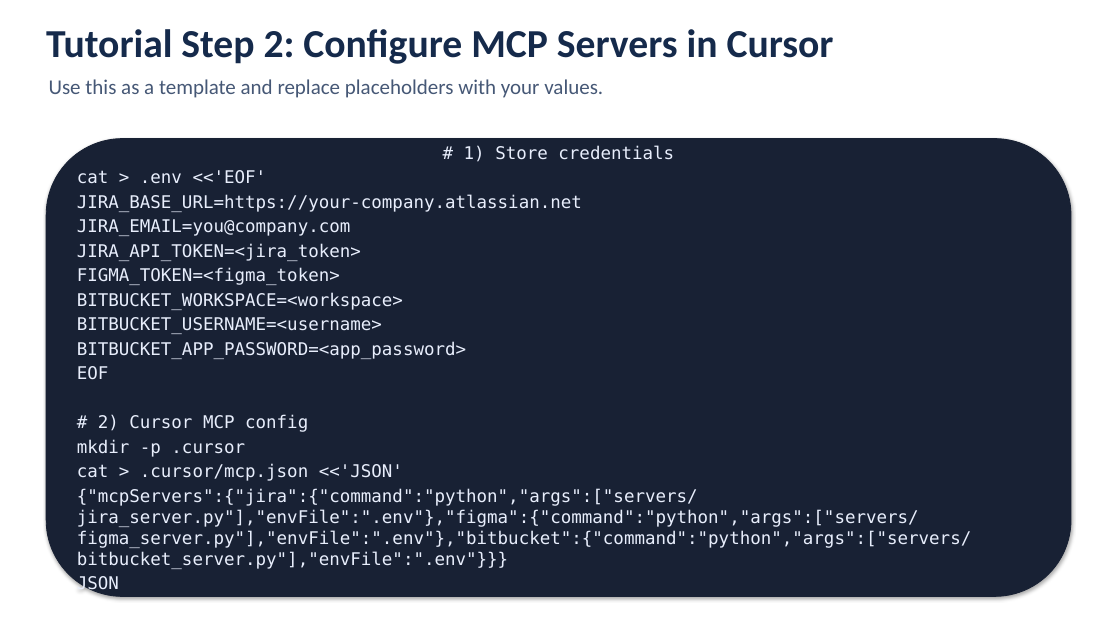
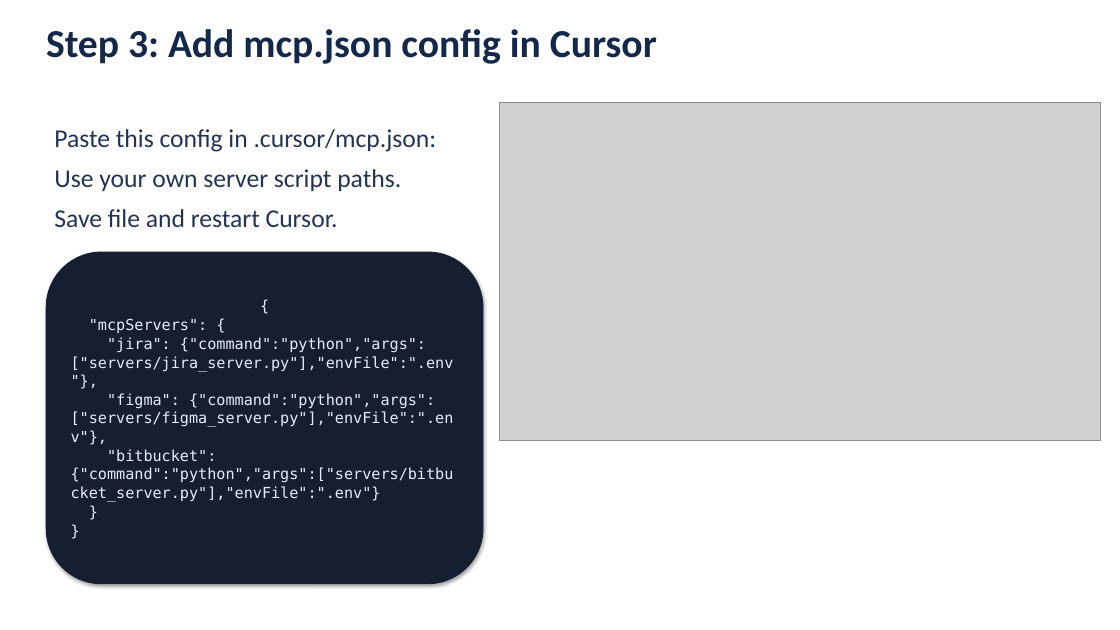
Before and after one commit to hassanahmedfoodservicesdirectunilever/cursor, a slide deck: slide 10 of Solution_Assessment_Cursor_AI_Capabilities_Integration_Review.pptx (slide 12 before the commit). Drawn at 1120x630 pixels with LibreOffice and Linux fonts; fonts in the diff are those of the drawing; grey boxes stand for pictures. Boxes give left, top, right and bottom in pixels: in the first picture for what was removed or moved away, otherwise in the second. Text is boxed around its words. In the diff, an @@ line names an element or a change of style, - is before the commit and + after.

```diff
--- a/Solution_Assessment_Cursor_AI_Capabilities_Integration_Review.pptx
+++ b/Solution_Assessment_Cursor_AI_Capabilities_Integration_Review.pptx
@@ text at (x1=46, y1=29, x2=657, y2=64): text changed; text colour #152A4B to #14284A @@
-Tutorial Step 2: Configure MCP Servers in Cursor
+Step 3: Add mcp.json config in Cursor
@@ text removed at (x1=49, y1=79, x2=603, y2=98) @@
-Use this as a template and replace placeholders with your values.
@@ picture added at (x1=500, y1=103, x2=1101, y2=440) @@
@@ text added at (x1=54, y1=129, x2=437, y2=227), 22 pt, text #233554 @@
+Paste this config in .cursor/mcp.json:
+Use your own server script paths.
+Save file and restart Cursor.
@@ rounded rectangle "{" resized from (x1=46, y1=139, x2=1071, y2=597) to (x1=46, y1=252, x2=483, y2=584) @@
@@ rounded rectangle "{" at (x1=46, y1=252, x2=483, y2=584): fill #182134 to #161F31; outline #182134 0.75 pt to #161F31 0.75 pt @@
@@ text in rounded rectangle at (x1=71, y1=318, x2=454, y2=502): text changed; size 15 to 13 pt; text colour #E8EEFC to #E4ECFC @@
-# 1) Store credentials
-cat > .env <<'EOF'
-JIRA_BASE_URL=https://your-company.atlassian.net
-JIRA_EMAIL=you@company.com
-JIRA_API_TOKEN=<jira_token>
-FIGMA_TOKEN=<figma_token>
-BITBUCKET_WORKSPACE=<workspace>
-BITBUCKET_USERNAME=<username>
-BITBUCKET_APP_PASSWORD=<app_password>
-EOF
-# 2) Cursor MCP config
-mkdir -p .cursor
-cat > .cursor/mcp.json <<'JSON'
-{"mcpServers":{"jira":{"command":"python","args":["servers/jira_server.py"],"envFile":".env"},"figma":{"command":"python","args":["servers/figma_server.py"],"envFile":".env"},"bitbucket":{"command":"python","args":["servers/bitbucket_server.py"],"envFile":".env"}}}
-JSON
+{
+"mcpServers": {
+"jira": {"command":"python","args":["servers/jira_server.py"],"envFile":".env"},
+"figma": {"command":"python","args":["servers/figma_server.py"],"envFile":".env"},
+"bitbucket": {"command":"python","args":["servers/bitbucket_server.py"],"envFile":".env"}
+}
+}
```
Also in this commit, not shown: 6 other slides changed, 12 slides added, 13 slides removed, 24 other files.
